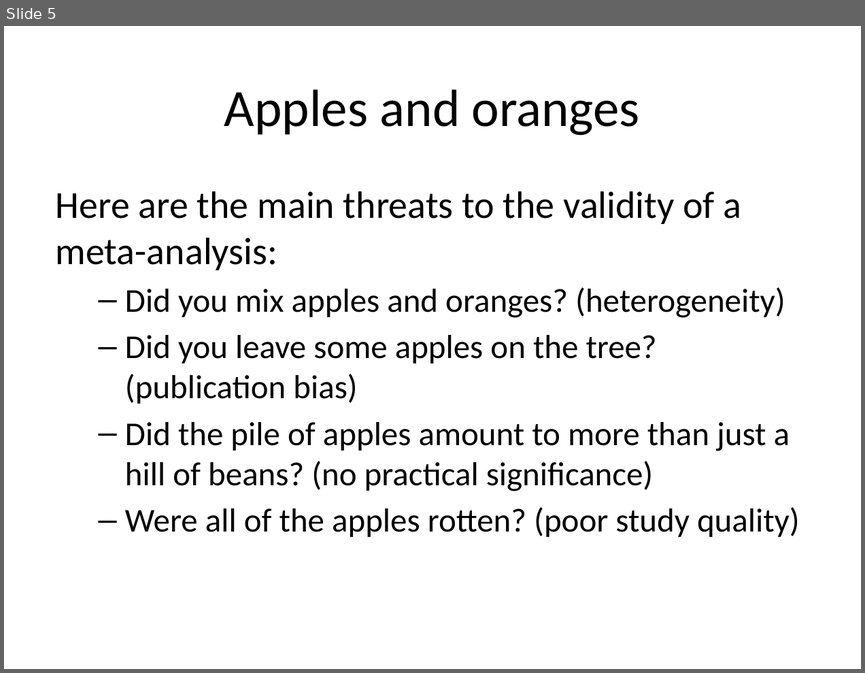
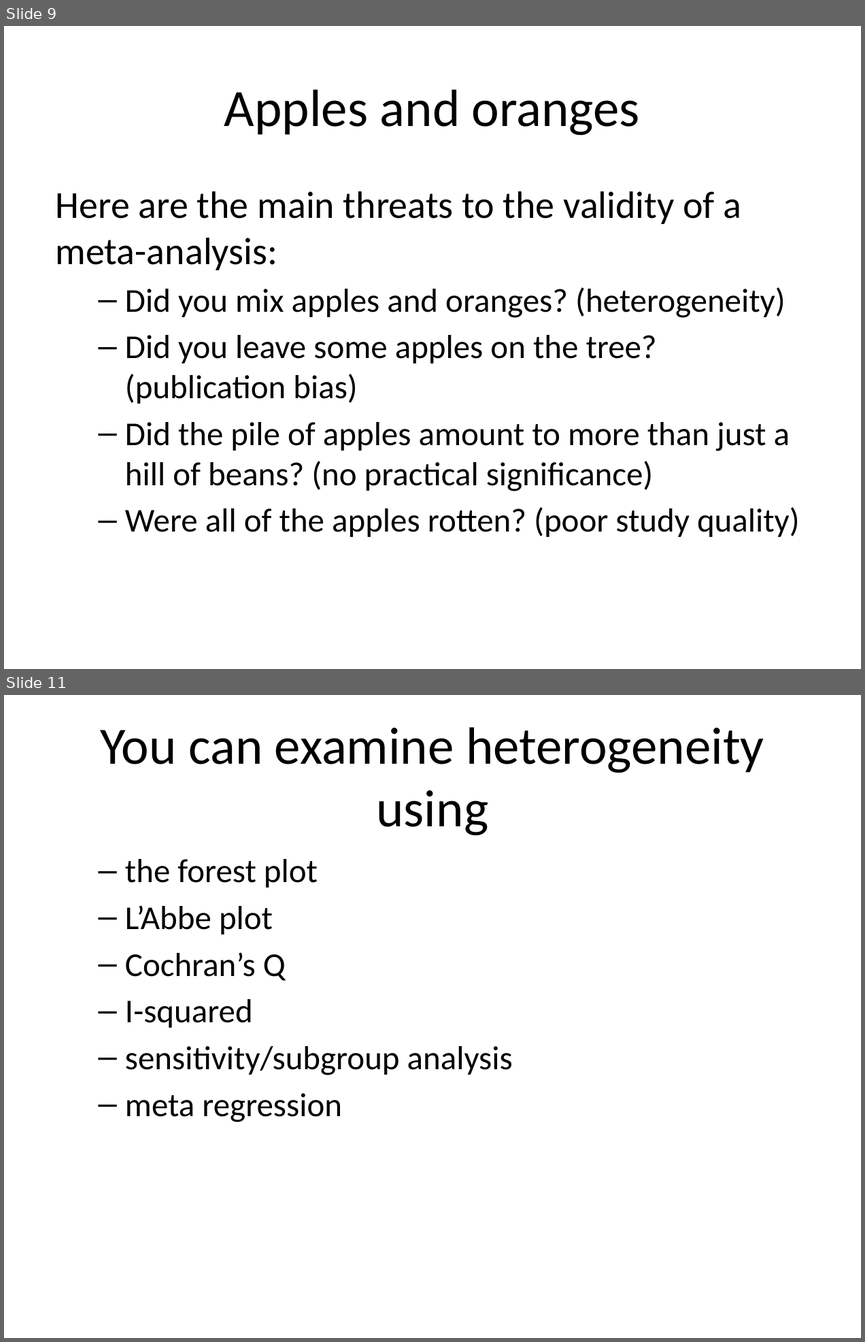
Before and after one commit to pmean/introduction-meta-analysis, a slide deck: src/intro.pptx. Shown one above the other, each under a label of ours: slide 5 before the commit, slides 9 and 11 after it; the slides between them are not shown. The pictures are 865x673 and 865x1342 pixels, drawn with LibreOffice and Linux fonts; fonts in the diff are those of the drawing. Boxes give left, top, right and bottom in pixels: in the first picture for what was removed or moved away, otherwise in the second. Text is boxed around its words. In the diff, an @@ line names an element or a change of style, - is before the commit and + after.

```diff
--- a/src/intro.pptx
+++ b/src/intro.pptx
@@ slide 11 added at <box>4,695,861,1338</box>, background #FFFFFF @@
@@ title added at <box>100,727,764,836</box>, 44 pt, text #000000 @@
+You can examine heterogeneity using
@@ text added at <box>125,859,513,1122</box>, 28 pt, text #000000 @@
+  – the forest plot
+  – L’Abbe plot
+  – Cochran’s Q
+  – I-squared
+  – sensitivity/subgroup analysis
+  – meta regression
@@ what was slide 5 is now slide 9 @@
```
Also in this commit, not shown: 2 slides changed, 32 other slides added, 4 other files.
